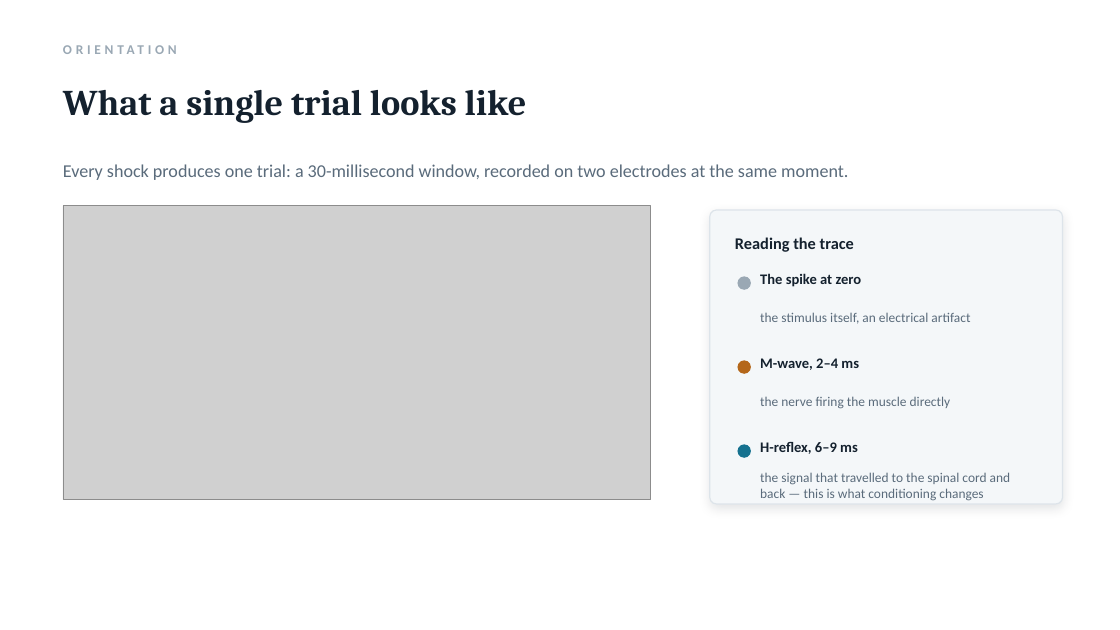
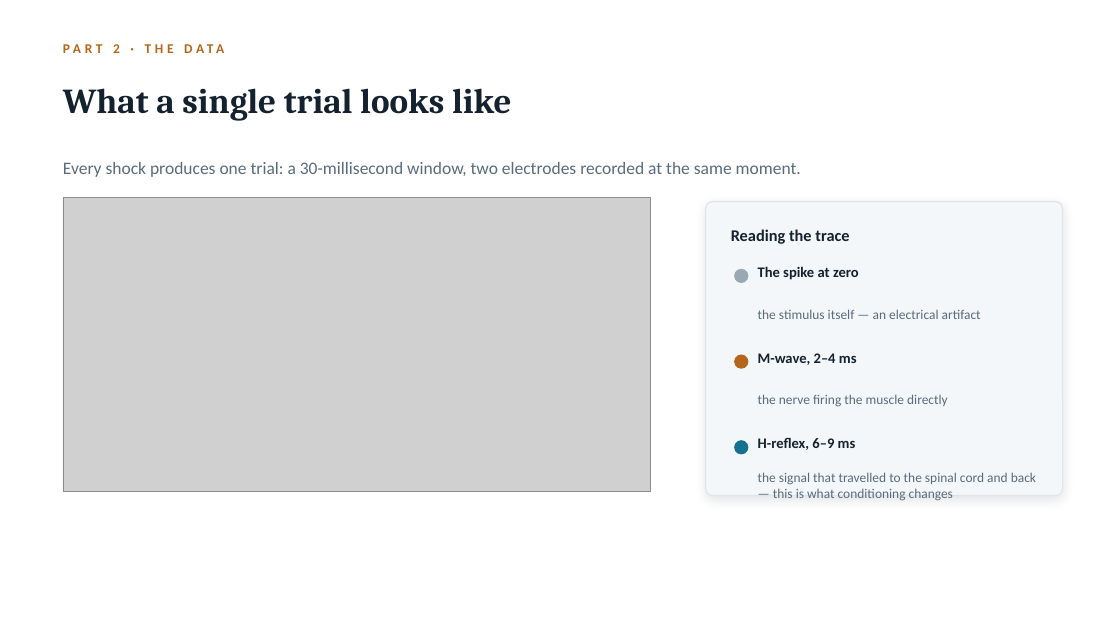
Before and after one commit to switchrao777/hroc-ncan, a slide deck: slide 5 of slides/HROC_Team_Presentation.pptx (slide 3 before the commit). Drawn at 1120x630 pixels with LibreOffice and Linux fonts; fonts in the diff are those of the drawing; grey boxes stand for pictures. Boxes give left, top, right and bottom in pixels: in the first picture for what was removed or moved away, otherwise in the second. Text is boxed around its words. In the diff, an @@ line names an element or a change of style, - is before the commit and + after.

Commit message:
Expand the NCAN group talk to a full-length session
Twenty-seven slides across five parts: the question and why a learned
representation suits it, the data and the decoding problem, how the model and
pipeline were built, the results with their controls, and where the work goes.

Adds seven purpose-drawn explanatory figures: what an autoencoder is and why the
bottleneck forces it to learn real structure, the end-to-end pipeline, the
learning-versus-electrode-drift confound, the within-window design, the shuffle
control, the tech stack and daily workflow, and the variance partition.

```diff
--- a/slides/HROC_Team_Presentation.pptx
+++ b/slides/HROC_Team_Presentation.pptx
@@ text removed at <box>63,37,1071,62</box> @@
-ORIENTATION
@@ text added at <box>113,44,224,53</box>, 11.5 pt, text #B4671A, bold @@
+PART 2 · THE DATA
@@ text "What a single trial looks ..." at <box>63,88,512,121</box>: size 31 to 30 pt @@
@@ text at <box>63,162,801,177</box>: text changed; size 15.5 to 15 pt @@
-Every shock produces one trial: a 30-millisecond window, recorded on two electrodes at the same moment.
+Every shock produces one trial: a 30-millisecond window, two electrodes recorded at the same moment.
@@ picture: place and size @@
-picture at <box>63,206,651,500</box>
+picture at <box>63,197,651,492</box>
@@ rounded rectangle: place and size @@
-rounded rectangle at <box>710,210,1063,504</box>
+rounded rectangle at <box>706,202,1063,496</box>
@@ text "Reading the trace": place and size @@
-text "Reading the trace" at <box>735,237,854,252</box>
+text "Reading the trace" at <box>731,229,849,244</box>
@@ 3 ellipses: place and size @@
-3 ellipses at <box>738,276,751,458</box>
+3 ellipses at <box>734,269,749,455</box>
@@ text "The spike at zero": place and size @@
-text "The spike at zero" at <box>760,273,862,287</box>
+text "The spike at zero" at <box>758,266,859,280</box>
@@ text at <box>758,309,981,319</box>: text changed @@
-the stimulus itself, an electrical artifact
+the stimulus itself — an electrical artifact
@@ text "M-wave, 2–4 ms": place and size @@
-text "M-wave, 2–4 ms" at <box>760,358,859,370</box>
+text "M-wave, 2–4 ms" at <box>758,353,857,365</box>
@@ text "H-reflex, 6–9 ms": place and size @@
-text "H-reflex, 6–9 ms" at <box>760,442,858,454</box>
+text "H-reflex, 6–9 ms" at <box>758,438,856,450</box>
@@ text "the signal that travelled to ..." rewrapped from <box>760,472,1011,501</box> to <box>758,472,1036,500</box> @@
```
Also in this commit, not shown: 12 other slides changed, 14 slides added, 2 slides removed, 8 other files.
